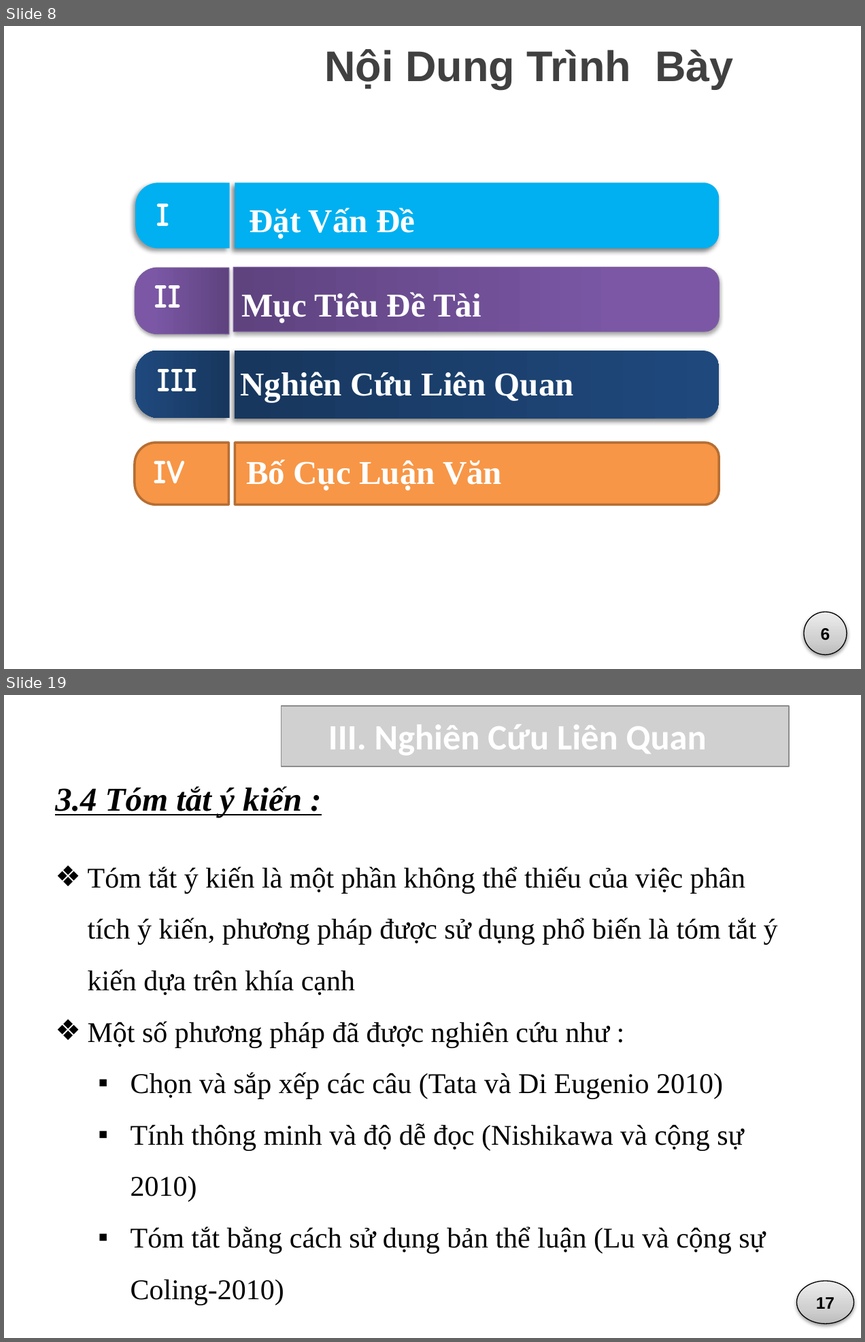
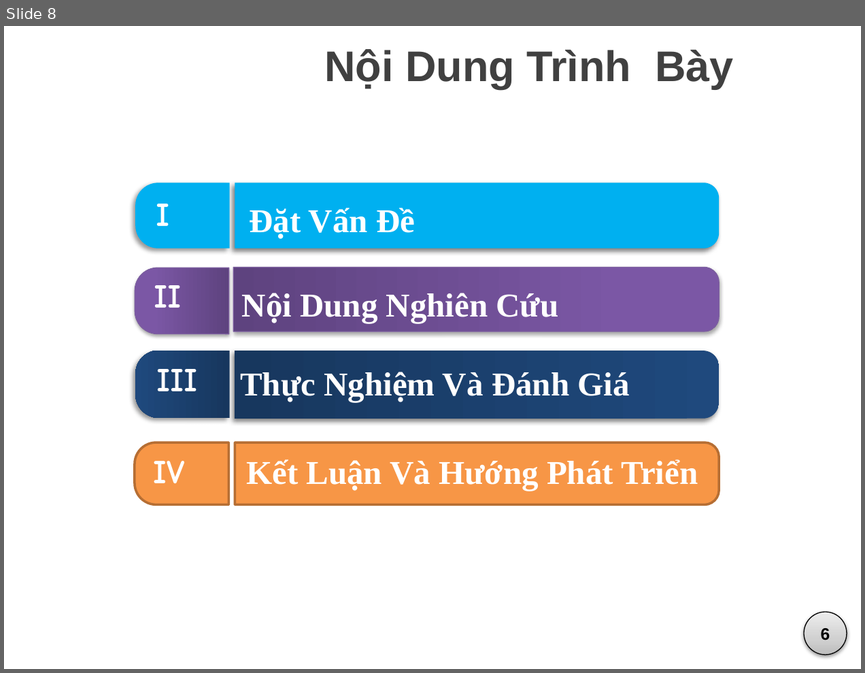
Before and after one commit to vominhquan1995/NLP, a slide deck: Document/ThuyetTrinh/BaoCao_v1.pptx. Shown one above the other, each under a label of ours: slides 8 and 19 before the commit, slide 8 after it; the slides between them are not shown. The pictures are 865x1342 and 865x673 pixels, drawn with LibreOffice and Linux fonts; fonts in the diff are those of the drawing; grey boxes stand for pictures; background and template pictures are left out. Boxes give left, top, right and bottom in pixels: in the first picture for what was removed or moved away, otherwise in the second. Text is boxed around its words. In the diff, an @@ line names an element or a change of style, - is before the commit and + after.

```diff
--- a/Document/ThuyetTrinh/BaoCao_v1.pptx
+++ b/Document/ThuyetTrinh/BaoCao_v1.pptx
@@ slide 19 removed at box(4, 695, 861, 1338), background #FFFFFF @@
@@ picture removed at box(281, 706, 789, 767) @@
@@ text removed at box(328, 724, 706, 756) @@
-III. Nghiên Cứu Liên Quan
@@ text removed at box(55, 786, 302, 817) @@
-3.4 Tóm tắt ý kiến :
@@ text removed at box(88, 866, 778, 1305) @@
-❖ Tóm tắt ý kiến là một phần không thể thiếu của việc phân tích ý kiến, phương pháp được sử dụng phổ biến là tóm tắt ý kiến dựa trên khía cạnh
-❖ Một số phương pháp đã được nghiên cứu như :
-  ▪ Chọn và sắp xếp các câu (Tata và Di Eugenio 2010)
-  ▪ Tính thông minh và độ dễ đọc (Nishikawa và cộng sự 2010)
-  ▪ Tóm tắt bằng cách sử dụng bản thể luận (Lu và cộng sự Coling-2010)
@@ ellipse removed at box(797, 1280, 854, 1323) @@
-17
@@ slide 8 changed as well @@
@@ text at box(242, 293, 559, 323): text changed @@
-Mục Tiêu Đề Tài
+Nội Dung Nghiên Cứu
@@ text at box(240, 371, 630, 402): text changed @@
-Nghiên Cứu Liên Quan
+Thực Nghiệm Và Đánh Giá
@@ text at box(246, 459, 698, 490): text changed @@
-Bố Cục Luận Văn
+Kết Luận Và Hướng Phát Triển
```
Also in this commit, not shown: 6 other slides changed, 21 slides added, 12 other slides removed.
